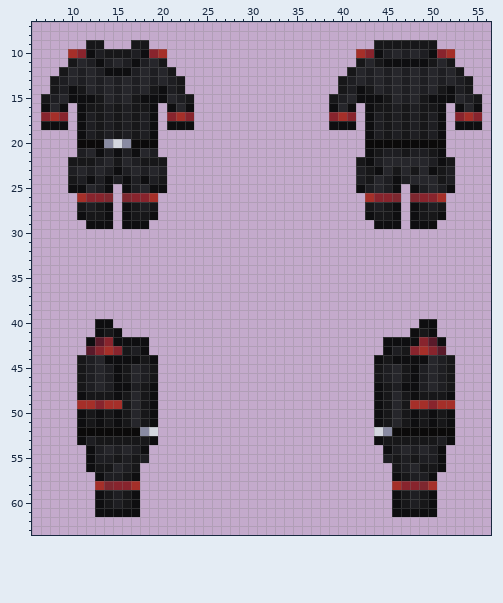
Pixel-art sprite, stored at Resources/Textures/ADT/Clothing/Uniforms/Jumpsuit/lapkee_turtleneck.rsi/equipped-INNERCLOTHING.png. That is the earlier state.
The file is 64x64 pixels. Colours within 5 levels of each other are drawn and written as one. Shown: x 6..56, y 7..63.
After:
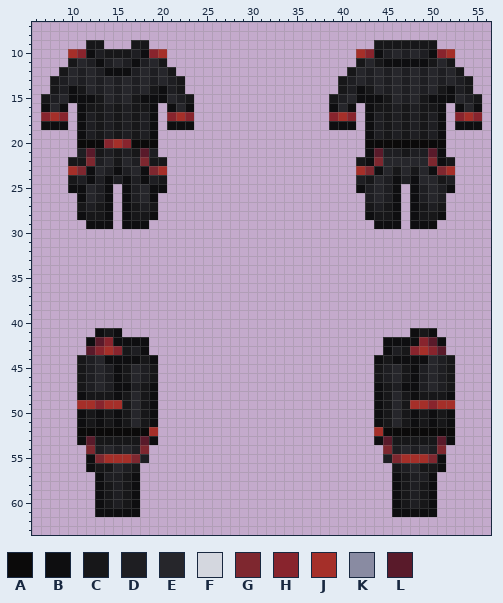
Palette (. is transparent): A #0b0a0a  B #0e0e10  C #171719  D #1e1e22  E #26262b  F #d4d7df  G #7e272f  H #88242d  J #a52f29  K #898ba2  L #591a2a
The exact change:
y 20: x 14..16 KFK -> HJH
y 21: x 12..13 EB -> LC; x 15 B -> C; x 17..18 BE -> CL; x 44 C -> L; x 50 C -> L
y 22: x 12 C -> G; x 18 C -> G; x 44 D -> G; x 50 D -> G
y 23: x 10..12 DED -> JGB; x 18..20 DED -> BGJ; x 42..43 DC -> JG; x 51..52 CD -> GJ
y 24: x 48 E -> B
y 26: x 11..14 JHHG -> BEDB; x 16..19 GHHJ -> BDEB; x 43..46 JHHG -> DEDB; x 48..51 GHHJ -> BDED
y 40: x 13..14 BB -> ..; x 49..50 BB -> ..
y 52: x 18..19 KF -> AJ; x 44..45 FK -> JA
y 53: x 12 D -> L; x 18 C -> L; x 45 C -> L; x 51 D -> L
y 54: x 12 B -> G; x 18 B -> G; x 45 B -> G; x 51 B -> G
y 55: x 13..17 DDCDC -> GJJJG; x 46..50 CDCDD -> GJJJG
y 58: x 13..17 JGHHJ -> BCDCB; x 46..50 JHHGJ -> BCDCB
Pixel boxes of the changes (left, top, right, bottom) in both pictures:
changed: (68, 139, 167, 202)
changed: (356, 148, 455, 202)
erased: (95, 319, 113, 328)
erased: (419, 319, 437, 328)
changed: (86, 427, 158, 490)
changed: (374, 427, 446, 490)
